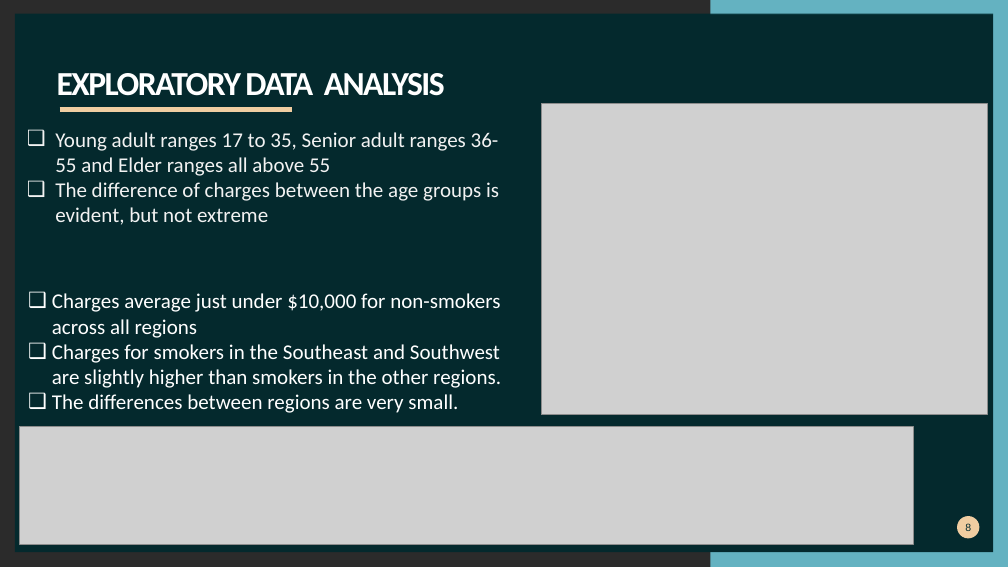
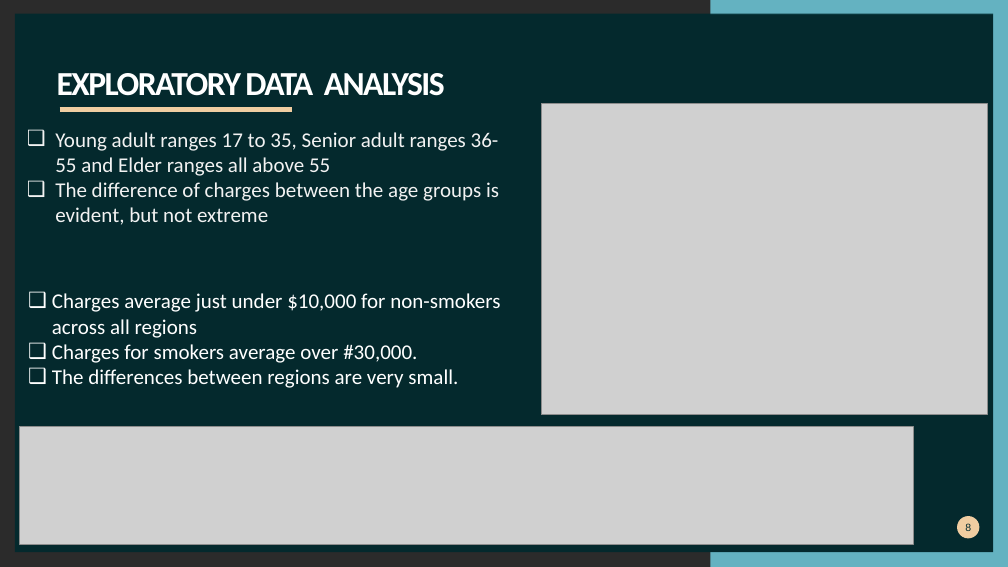
Before and after one commit to khutula/Medical-Insurance-Costs, a slide deck: slide 8 of documents/Medical Insurance Cost.pptx. Drawn at 1008x567 pixels with LibreOffice and Linux fonts; fonts in the diff are those of the drawing; grey boxes stand for pictures; background and template pictures are left out; a plain dark background stands for a picture behind light text. Boxes give left, top, right and bottom in pixels: in the first picture for what was removed or moved away, otherwise in the second. Text is boxed around its words. In the diff, an @@ line names an element or a change of style, - is before the commit and + after.

```diff
--- a/documents/Medical Insurance Cost.pptx
+++ b/documents/Medical Insurance Cost.pptx
@@ text at (x1=52, y1=344, x2=417, y2=363): text changed @@
-❑ Charges for smokers in the Southeast and Southwest are slightly higher than smokers in the other regions.
+❑ Charges for smokers average over #30,000.
```
Also in this commit, not shown: 1 other slide changed.
